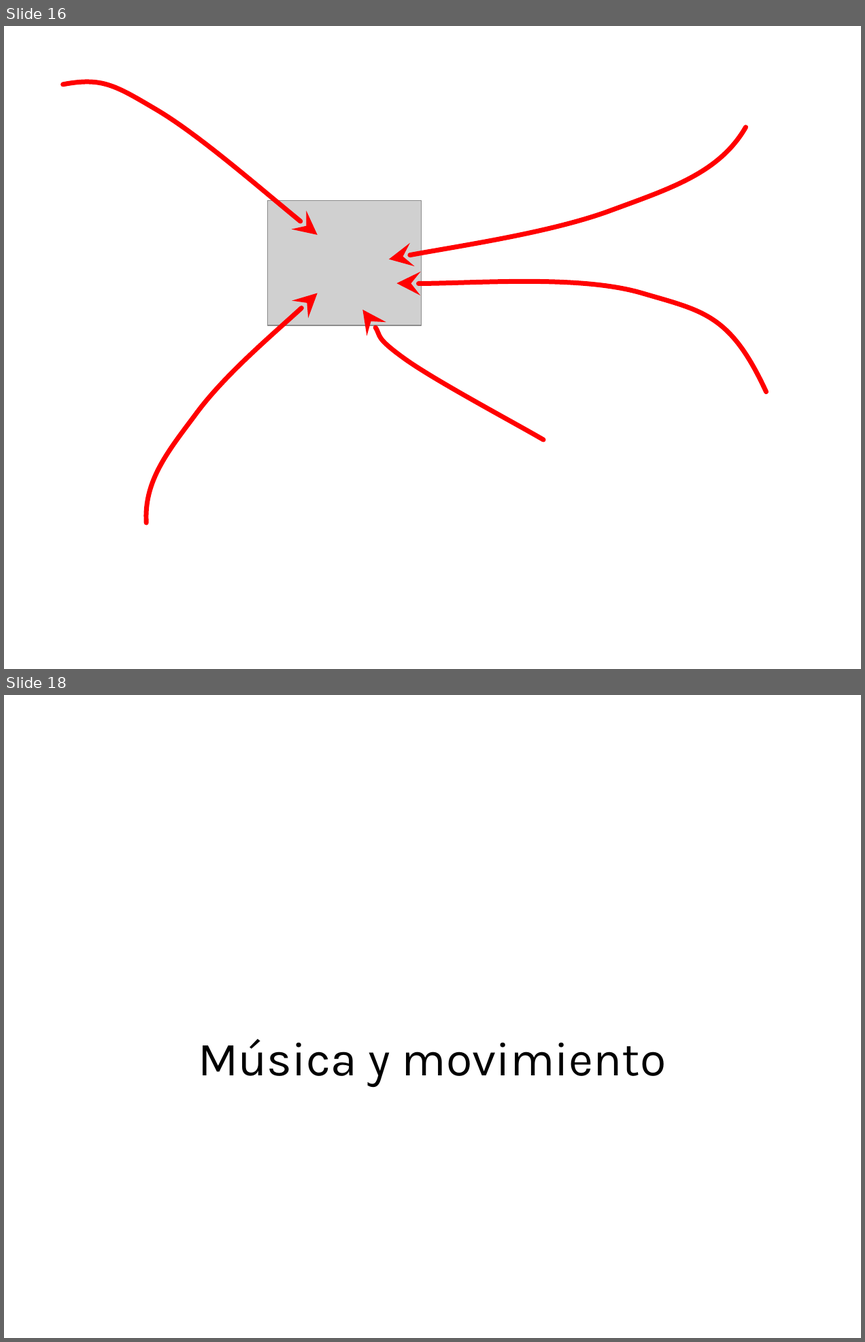
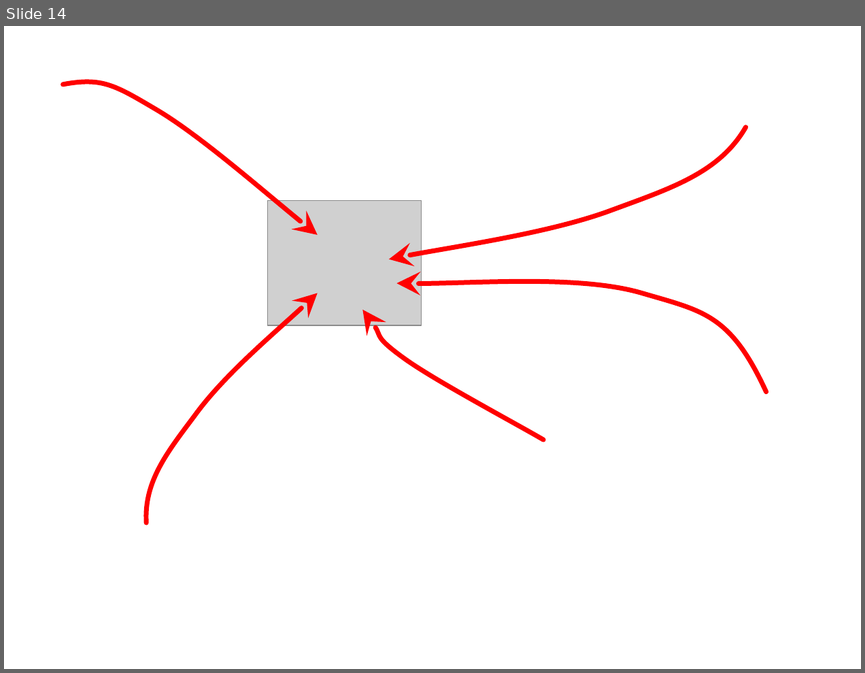
Before and after one commit to adapar-presentations/coloquio-3, a slide deck: powerpoint/tres-lemas.pptx. Shown one above the other, each under a label of ours: slides 16 and 18 before the commit, slide 14 after it; the slides between them are not shown. The pictures are 865x1342 and 865x673 pixels, drawn with LibreOffice and Linux fonts; fonts in the diff are those of the drawing; grey boxes stand for pictures. Boxes give left, top, right and bottom in pixels: in the first picture for what was removed or moved away, otherwise in the second. Text is boxed around its words. In the diff, an @@ line names an element or a change of style, - is before the commit and + after.

```diff
--- a/powerpoint/tres-lemas.pptx
+++ b/powerpoint/tres-lemas.pptx
@@ slide 18 removed at bbox=[4, 695, 861, 1338], background #FFFFFF @@
@@ title removed at bbox=[198, 1038, 666, 1086] @@
-Música y movimiento
@@ what was slide 16 is now slide 14 @@
```
Also in this commit, not shown: 4 slides changed, 11 slides added, 10 other slides removed.
